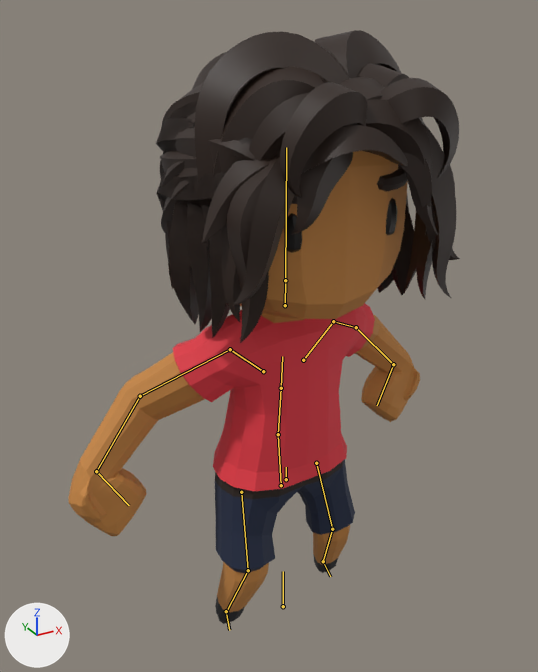
Two versions of the glTF model models-src/body-a.anim.glb, one commit apart.
Camera for both pictures: a camera (50 mm lens) standing at (-3.4, -5.84, 6.65) and looking at (-0.13, 0.11, 3.68). The axes (+X, +Y, +Z) are drawn at lower left. The lights are the same throughout. The first picture is the older version. Both versions are drawn at frame 12 of the action 'idle'; the numbers are the values there. The bones that change, and the others that lie on the model, are drawn over the model as lines.

Objects in the first picture: 'body', 'hair_bun', 'hair_buzz', 'hair_curly', 'hair_long'.
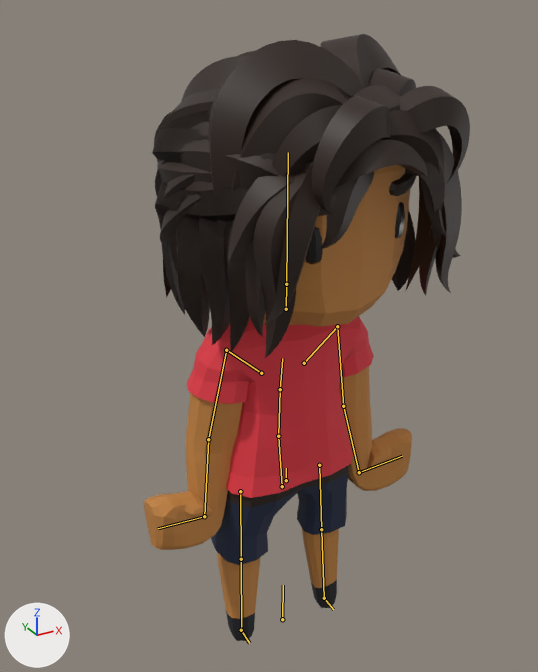
Pixel boxes (x1, y1, x2, y2) of what changed, in the pictures (538 x 672 px):
'body', posed (22% narrower)
    before: (69, 150, 420, 624)
    after: (144, 165, 416, 641)
'hair_curly', posed
    before: (160, 30, 459, 234)
    after: (154, 34, 470, 244)
'hair_long', posed
    before: (156, 76, 460, 343)
    after: (152, 83, 461, 358)
'hair_bun', posed
    before: (222, 77, 457, 322)
    after: (245, 85, 462, 336)
'hair_buzz', posed
    before: (160, 74, 408, 181)
    after: (157, 81, 371, 190)
bone 'Bone', root to tip
    before: (283, 606) to (283, 571)
    after: (282, 619) to (283, 585)
bone 'Foot_L', root to tip
    before: (323, 561) to (330, 576)
    after: (324, 598) to (333, 609)
bone 'Body', root to tip
    before: (286, 479) to (286, 467)
    after: (286, 480) to (286, 468)
bone 'Torso', root to tip
    before: (281, 388) to (282, 356)
    after: (280, 389) to (282, 358)
bone 'Head', root to tip
    before: (285, 280) to (286, 147)
    after: (286, 284) to (288, 152)
bone 'UpperArm_L', root to tip
    before: (333, 321) to (356, 327)
    after: (337, 326) to (343, 406)
bone 'LowerArm_L', root to tip
    before: (356, 327) to (393, 364)
    after: (343, 406) to (359, 472)
bone 'Fist_L', root to tip
    before: (393, 364) to (377, 405)
    after: (359, 472) to (402, 456)
bone 'UpperArm_R', root to tip
    before: (230, 349) to (140, 396)
    after: (226, 350) to (208, 439)
bone 'LowerArm_R', root to tip
    before: (140, 396) to (96, 471)
    after: (208, 439) to (204, 516)
bone 'Fist_R', root to tip
    before: (96, 471) to (129, 505)
    after: (204, 516) to (158, 528)
bone 'UpperLeg_L', root to tip
    before: (316, 463) to (332, 529)
    after: (319, 465) to (321, 529)
bone 'LowerLeg_L', root to tip
    before: (332, 529) to (323, 561)
    after: (321, 529) to (324, 598)
bone 'UpperLeg_R', root to tip
    before: (241, 492) to (248, 570)
    after: (240, 491) to (241, 559)
bone 'LowerLeg_R', root to tip
    before: (248, 570) to (226, 611)
    after: (241, 559) to (241, 630)
bone 'Foot_R', root to tip
    before: (226, 611) to (229, 630)
    after: (241, 630) to (249, 643)

The edits, one by one:
Bone 'Bone' (bone_bone) moves from (0.0, 0.22, 0.0) to (0.0, 0.02, 0.0).
Bone 'Foot_L' (bone_foot_l) moves from (-0.31, -0.33, -0.04) to (-0.07, 0.08, 0.01).
Bone 'Foot_L' (bone_foot_l) turns from (-53, 4, 13) to (-1, 3, 0) degrees about its own x, y and z.
Bone 'Body' (bone_body) moves from (0.0, -0.18, 0.0) to (0.0, 0.01, 0.0).
Bone 'Body' (bone_body) turns from (0, 5, 0) to (0, 0, 1) degrees about its own x, y and z.
Bone 'Torso' (bone_torso) turns from (0, 0, 0) to (2, -1, -1) degrees about its own x, y and z.
Bone 'Head' (bone_head) turns from (0, -4, 0) to (1, 11, 2) degrees about its own x, y and z.
Bone 'UpperArm_L' (bone_upperarm_l) turns from (-30, 39, 14) to (-80, 5, 4) degrees about its own x, y and z.
Bone 'LowerArm_L' (bone_lowerarm_l) turns from (1, 1, -36) to (1, 10, -13) degrees about its own x, y and z.
Bone 'Fist_L' (bone_fist_l) turns from (-81, -31, 13) to (88, -1, 3) degrees about its own x, y and z.
Bone 'UpperArm_R' (bone_upperarm_r) turns from (-33, -31, -16) to (-80, -7, -4) degrees about its own x, y and z.
Bone 'LowerArm_R' (bone_lowerarm_r) turns from (1, -1, 37) to (1, -10, 13) degrees about its own x, y and z.
Bone 'Fist_R' (bone_fist_r) turns from (-81, 24, -19) to (88, 1, -3) degrees about its own x, y and z.
Bone 'UpperLeg_L' (bone_upperleg_l) turns from (-5, 9, -8) to (4, 0, -1) degrees about its own x, y and z.
Bone 'LowerLeg_L' (bone_lowerleg_l) turns from (25, 0, -1) to (-12, 0, -1) degrees about its own x, y and z.
Bone 'UpperLeg_R' (bone_upperleg_r) turns from (-8, 4, 3) to (5, 0, 1) degrees about its own x, y and z.
Bone 'LowerLeg_R' (bone_lowerleg_r) turns from (29, 0, 1) to (-12, 0, 1) degrees about its own x, y and z.
Bone 'Foot_R' (bone_foot_r) moves from (0.1, -0.17, -0.06) to (0.01, 0.03, -0.01).
Bone 'Foot_R' (bone_foot_r) turns from (-54, -2, -8) to (-2, -1, 0) degrees about its own x, y and z.
